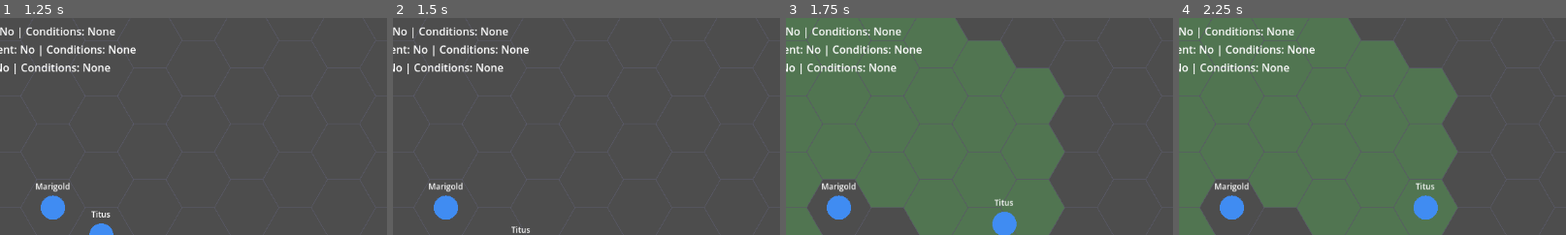
Above: before the commit, frames 1-4 (left to right).
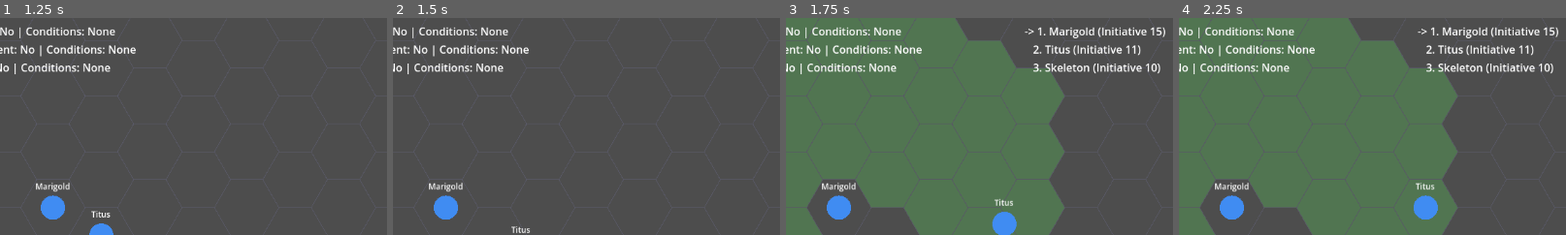
Above: after the commit, the same moments.

Repository: Pyroraptor/hykaen
Game: Godot game, scene res://scenes/TitleScreen.tscn
The game is run twice, just before and just after one commit, with the same random seed, the same clock (stepped at 60 frames per second) and the same inputs.
Inputs (mouse positions are % of the whole screen's width and height, from its top left):
- Up to frame 1 (1.25 s): click "New Game" at 0.5 s
- Up to frame 2 (1.5 s): tap Enter at 1.25 s; move the mouse to (72, 45) at 1.27 s; hold Shift from 1.28 s (still down); click (72, 45) at 1.42 s
- Up to frame 3 (1.75 s): keep holding Shift
- Up to frame 4 (2.25 s): release Shift at 2 s; drag from (30, 55) to (45, 70) at 2.02 s
The pictures show only the part of the screen within x 37-87%, y 0-50%; the shares and areas given below are measured in that part.

Frames 1-2 are identical in both runs. In frame 3, 1.9% of the frame differs, in the area x 61-98%, y 4-26%; in frame 4, 1.9%.

Commit message:
fix: restore initiative visibility, combine economy, dripping_cave resources
- initiative_view: hide at boot (exploration mode), show+reload on combat
  trigger, hide+clear on combat won — stripped by Iteration T AEF
- GdCombineActionEconomyPort: pass verb_dispatch_controller as owner instead
  of self; _verb_bar_current_action_economy() moved to VerbDispatchController
  in the MainScene decompose so MainScene.self no longer has it, causing
  combine to silently skip the economy charge
- dripping_cave.tres: restore party/enemy resource paths (reverted to [] by
  Iteration T AEF's test gate run)

Co-Authored-By: Claude Sonnet 4.6 <noreply@anthropic.com>

Diff:
--- a/MainScene.gd
+++ b/MainScene.gd
@@ -254,9 +254,8 @@
 		status_panel_view.load_combatants(status_view_models)
 		_refresh_off_guard_conditions()
 
-	var initiative_view_models: Array = _view_model_builder.build_initiative_view_models(hex_combatants, _party, _enemies, encounter)
 	if initiative_view != null:
-		initiative_view.load_combatants(initiative_view_models)
+		initiative_view.visible = false
 
 	event_sink.forward_to = _presentation_event_subscribers()
 
@@ -302,7 +301,7 @@
 
 	_core_combine_action_controller = CoreCombineActionControllerClass.new({
 		"verb_registry_port": GdVerbRegistryPortClass.new(),
-		"action_economy_port": GdCombineActionEconomyPortClass.new(self),
+		"action_economy_port": GdCombineActionEconomyPortClass.new(verb_dispatch_controller),
 		"controller_for": Callable(self, "_controller"),
 	})
 	_combine_controller_registry = {
@@ -439,6 +438,12 @@
 	ROUND_NUMBER = 1
 	await rewire_session()
 
+	if initiative_view != null:
+		var all_combatants: Array = _party + _enemies
+		var ivm: Array = _view_model_builder.build_initiative_view_models(all_combatants, _party, _enemies, encounter)
+		initiative_view.load_combatants(ivm)
+		initiative_view.visible = true
+
 	if verb_bar_view != null:
 		verb_bar_view.configure(_verb_registry)
 	selection_overlay.configure(_verb_registry, hex_grid_view)
@@ -739,6 +744,10 @@
 			turn_controller.round_over.disconnect(_on_round_over)
 		turn_controller.round_over.connect(_on_round_over)
 
+	if initiative_view != null:
+		initiative_view.load_combatants([])
+		initiative_view.visible = false
+
 	_game_mode = GameMode.EXPLORATION
 	_active_encounter_id = ""
 	_exploration.notify_game_mode_changed(true)
--- a/data/encounters/dripping_cave.tres
+++ b/data/encounters/dripping_cave.tres
@@ -1105,8 +1105,8 @@
 
 [resource]
 script = ExtResource("1_dmoyi")
-party_resource_paths = []
-enemy_resource_paths = []
+party_resource_paths = ["res://data/characters/titus.tres", "res://data/characters/marigold.tres"]
+enemy_resource_paths = ["res://data/enemies/skeleton.tres", "res://data/enemies/skeleton.tres"]
 party_hex_positions = [{
 "q": -5,
 "r": 2
